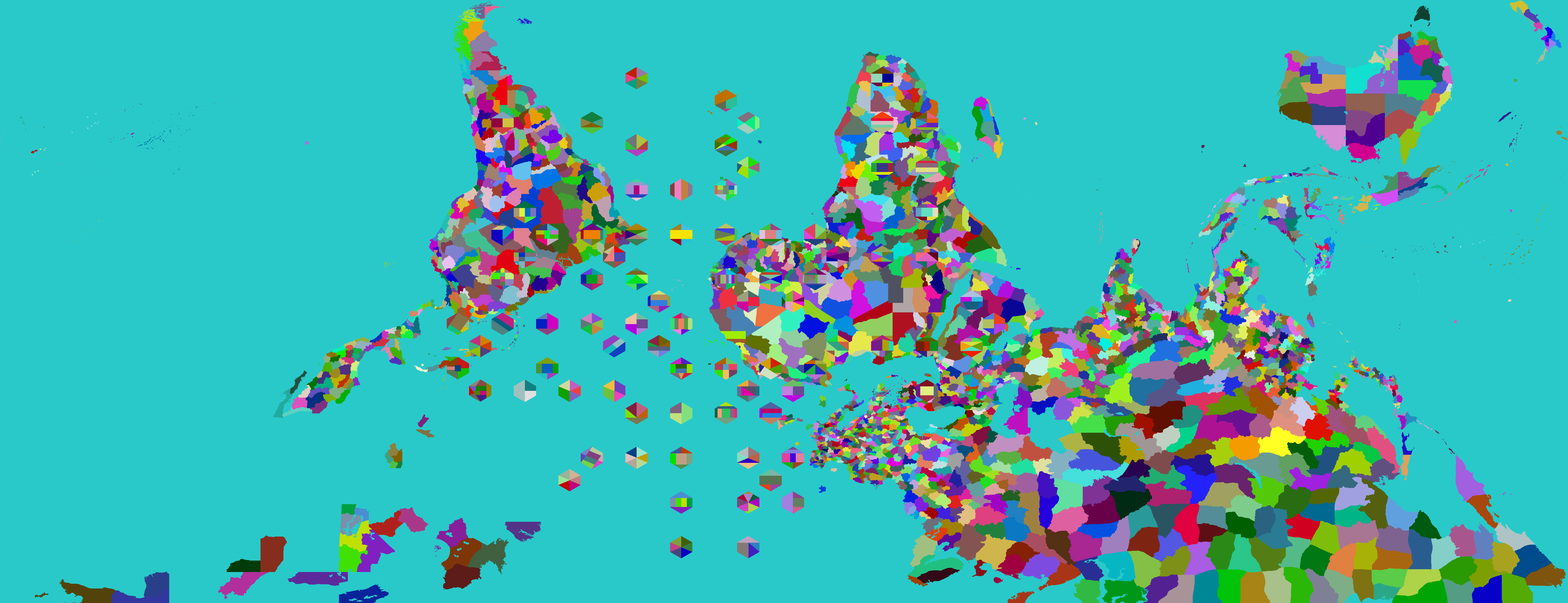
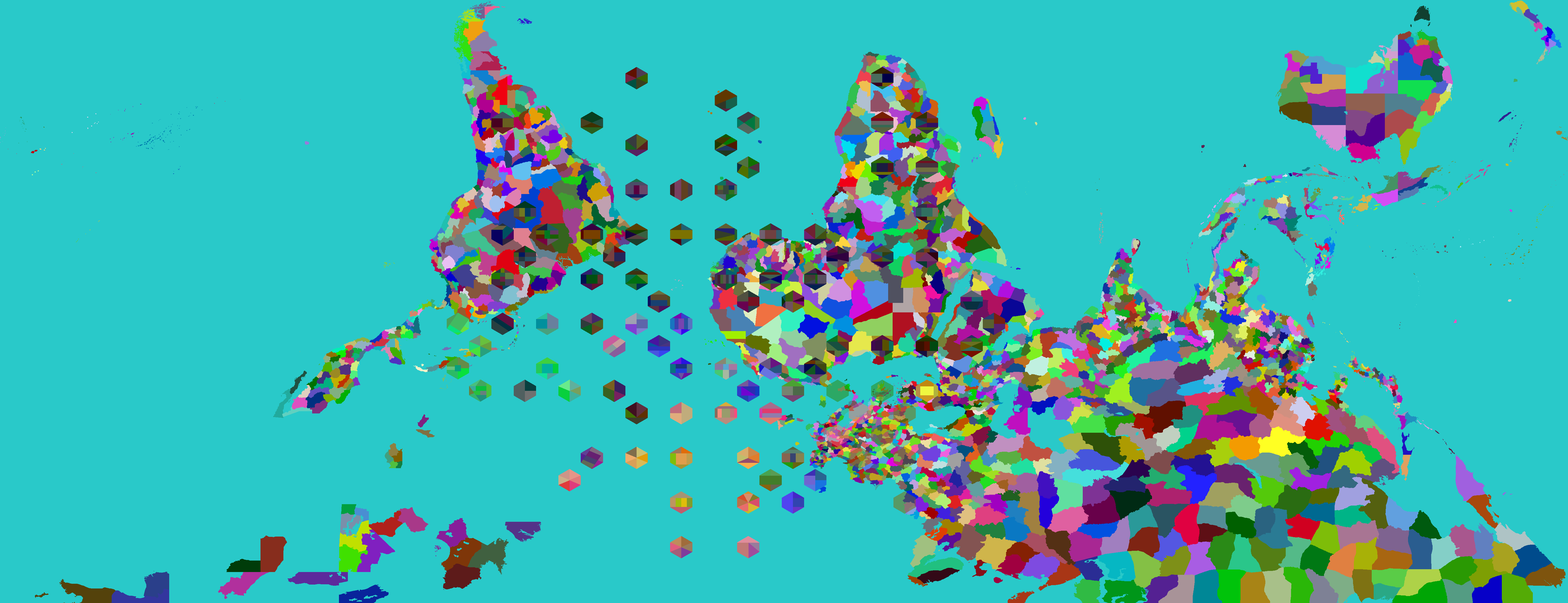
The second 1568 × 603 image is a revision of the first. Changes to its layers:
showed "Test" over [446, 67, 1006, 559]
painted on "Provinces" over [804, 456, 848, 492]
